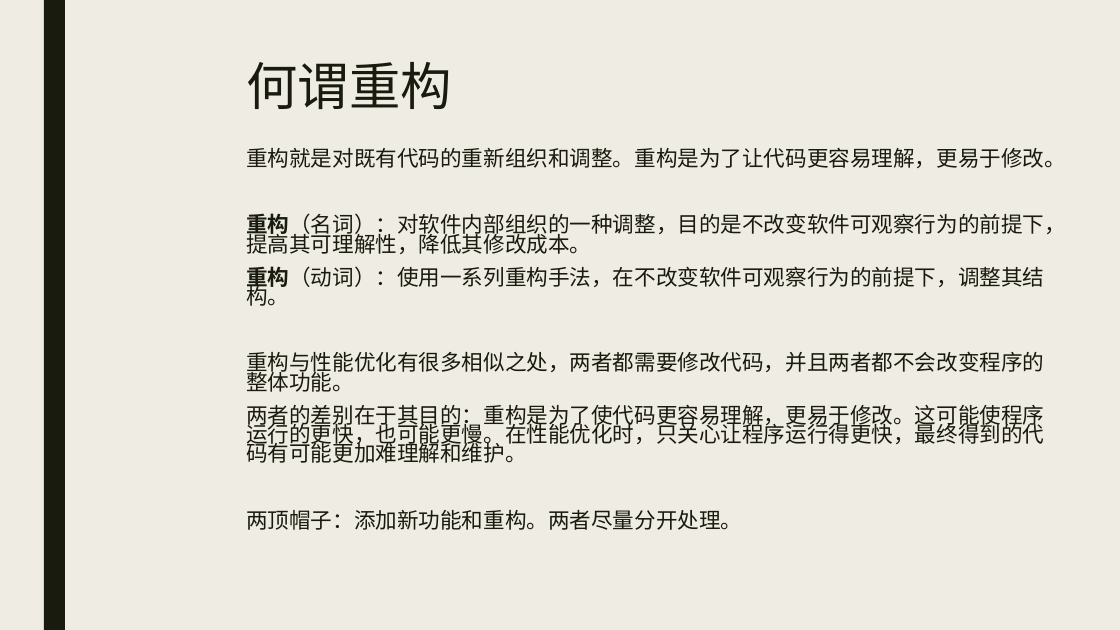
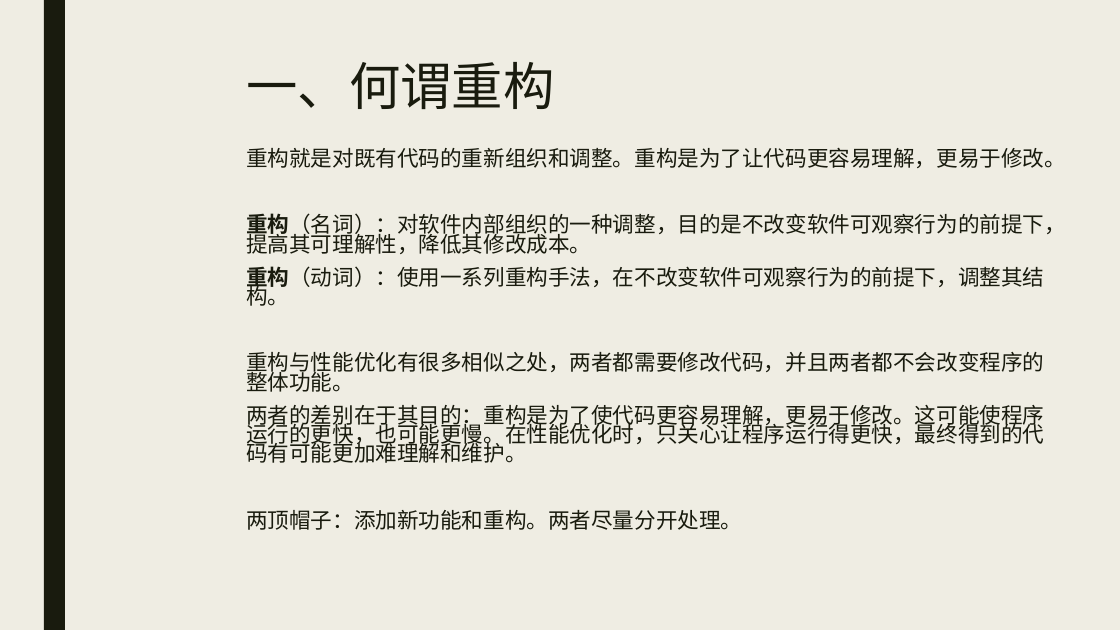
Before and after one commit to ZhengAu/CS_Study, a slide deck: slide 3 of Refactoring/Refactoring.pptx. Drawn at 1120x630 pixels with LibreOffice and Linux fonts; fonts in the diff are those of the drawing. Boxes give left, top, right and bottom in pixels: in the first picture for what was removed or moved away, otherwise in the second. Text is boxed around its words. In the diff, an @@ line names an element or a change of style, - is before the commit and + after.

```diff
--- a/Refactoring/Refactoring.pptx
+++ b/Refactoring/Refactoring.pptx
@@ title at (247,62,555,109): text changed @@
-何谓重构
+一、何谓重构
```
Also in this commit, not shown: 9 other slides changed.
